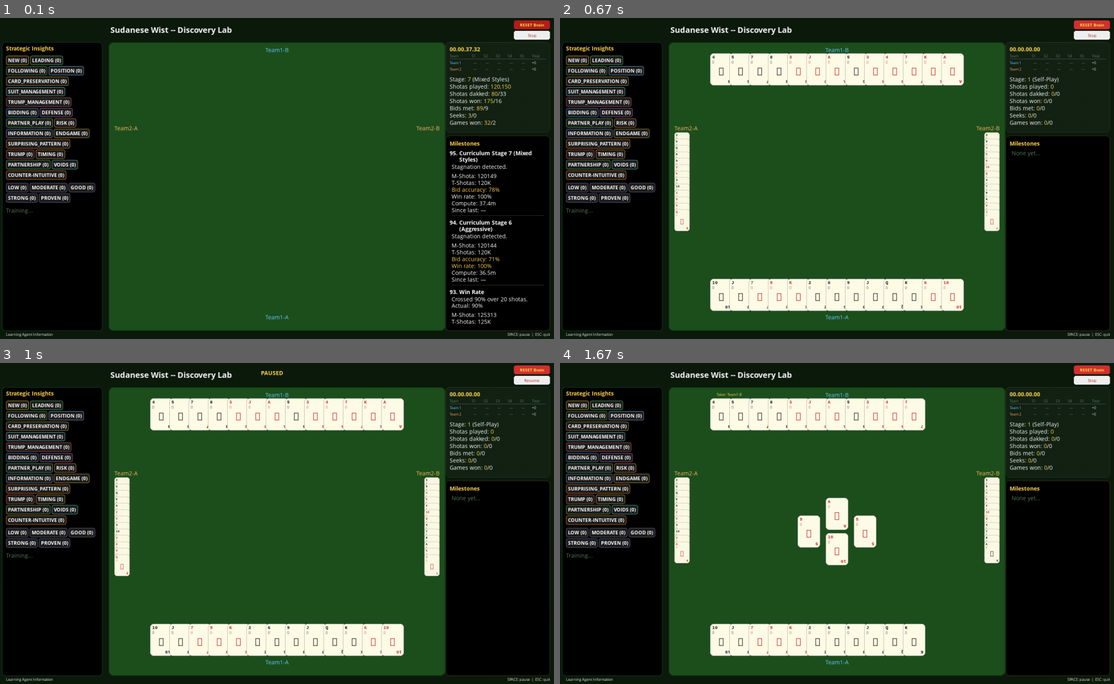
Above: before the commit, frames 1-4 (two rows, left to right).
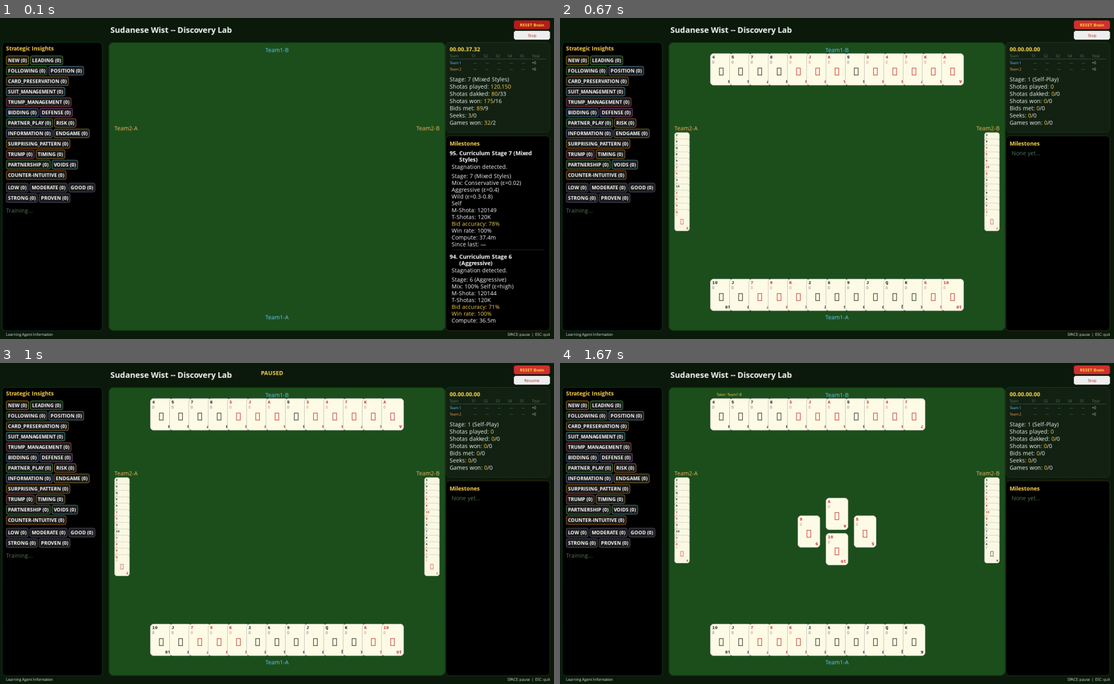
Above: after the commit, the same moments.

Repository: aamagzoub/engineering-intelligence
Game: pygame game, started from gui_wist_discovery/main.py
The game is run twice, just before and just after one commit, with the same random seed, the same clock (stepped at 60 frames per second) and the same inputs.
Inputs:
- Up to frame 1 (0.1 s): no input
- Up to frame 2 (0.67 s): click "RESET Brain" at 0.38 s
- Up to frame 3 (1 s): tap Space at 0.67 s
- Up to frame 4 (1.67 s): tap Space at 1.07, 1.37, 1.57 s

The runs differ from the first frame. In frame 1, 2.1% of the frame differs, in the area x 81-99%, y 48-96%; in frame 2, nothing differs; in frame 3, nothing differs; in frame 4, nothing differs.

Commit message:
feat: retroactively patch old milestones with Stage/Mix info
On load, _patch_legacy_milestones() scans for Curriculum Stage entries
to infer what stage each milestone was at, then injects Stage: and Mix:
lines into any milestone missing them. Existing milestones.json is not
modified on disk — patching happens in memory at load time.

Diff:
--- a/gui_wist_discovery/milestones.py
+++ b/gui_wist_discovery/milestones.py
@@ -41,9 +41,97 @@
         ]
         compute_sec = data.get("total_compute_sec", 0.0)
         session_stats = data.get("session_stats", {})
+
+        # Retroactively patch old milestones missing Stage/Mix info.
+        milestones_list = _patch_legacy_milestones(milestones_list)
+
         return achieved, milestones_list, compute_sec, session_stats
     except (FileNotFoundError, Exception):
         return set(), [], 0.0, {}
+
+
+def _patch_legacy_milestones(milestones_list):
+    """Add Stage/Mix info to old milestones that don't have it.
+
+    Infers the stage from 'Curriculum Stage N' milestone entries
+    and applies the correct stage to all milestones between transitions.
+    """
+    _MIX_MAP = {
+        1: "Mix: 100% Self",
+        2: "Mix: 70% Self\n     30% Random",
+        3: "Mix: 50% Self\n     50% Frozen (\u03b5=0.08)",
+        4: "Mix: 60% Best (\u03b5=0.05)\n     40% Self",
+        5: "Mix: 100% Self (\u03b5=low)",
+        6: "Mix: 100% Self (\u03b5=high)",
+        7: "Mix: Conservative (\u03b5=0.02)\n     Aggressive (\u03b5=0.4)\n     Wild (\u03b5=0.3-0.8)\n     Self",
+        8: "Mix: 70% Best (\u03b5=0.0)\n     30% Self (\u03b5=0.0)",
+        9: "Mix: 100% Best (\u03b5=0.0-0.1)",
+        10: "Mix: 100% Best (\u03b5=0.02)",
+        11: "Mix: 30% Best (\u03b5=0.0)\n     20% Frozen (\u03b5=0.05)\n     20% Self (\u03b5=0.0)\n     30% Random Styles",
+        12: "Mix: 100% Best (\u03b5=0.0)",
+        13: "Mix: 50% Best (\u03b5=0.0)\n     20% Frozen (\u03b5=0.01)\n     30% Self (\u03b5=mixed)",
+        14: "Mix: 50% Best (\u03b5=0.0)\n     20% Frozen (\u03b5=0.01)\n     30% Self (\u03b5=mixed)",
+        15: "Mix: 50% Best (\u03b5=0.0)\n     20% Frozen (\u03b5=0.01)\n     30% Self (\u03b5=mixed)",
+    }
+    _STAGE_NAMES = {
+        1: "Self-Play", 2: "Weak Mix", 3: "Frozen Past", 4: "Adversarial",
+        5: "Conservative", 6: "Aggressive", 7: "Mixed Styles", 8: "Elite",
+        9: "Population", 10: "Counter-Strategy", 11: "Tournament",
+        12: "Pressure", 13: "Endurance", 14: "Grandmaster", 15: "Infinite",
+    }
+
+    # First pass: find stage transitions by scanning milestone titles.
+    # Build a list of (index, stage_number) for each curriculum milestone.
+    stage_transitions = []
+    for i, item in enumerate(milestones_list):
+        if not isinstance(item, tuple) or len(item) < 2:
+            continue
+        title = item[0]
+        if "Curriculum Stage" in title or "stage_" in title:
+            # Extract stage number from title.
+            import re
+            match = re.search(r'(\d+)', title)
+            if match:
+                stage_transitions.append((i, int(match.group(1))))
+
+    # Second pass: patch milestones that don't have Stage: line.
+    patched = []
+    current_stage = 1
+    transition_idx = 0
+
+    for i, item in enumerate(milestones_list):
+        # Check if we've passed a stage transition.
+        while transition_idx < len(stage_transitions) and stage_transitions[transition_idx][0] <= i:
+            current_stage = stage_transitions[transition_idx][1]
+            transition_idx += 1
+
+        if not isinstance(item, tuple) or len(item) < 2:
+            patched.append(item)
+            continue
+
+        title, desc = item[0], item[1]
+
+        # Skip if already has Stage: line (new format).
+        if "Stage:" in desc:
+            patched.append(item)
+            continue
+
+        # Inject Stage and Mix after the blank line (before M-Shota).
+        stage_name = _STAGE_NAMES.get(current_stage, f"Stage {current_stage}")
+        mix_text = _MIX_MAP.get(current_stage, f"Mix: Stage {current_stage}")
+        stage_block = f"Stage: {current_stage} ({stage_name})\n{mix_text}"
+
+        # Find insertion point: after the first blank line in desc.
+        parts = desc.split("\n\n", 1)
+        if len(parts) == 2:
+            new_desc = f"{parts[0]}\n\n{stage_block}\n{parts[1]}"
+        else:
+            # No blank line — prepend stage before stats.
+            new_desc = f"{stage_block}\n{desc}"
+
+        patched.append((title, new_desc))
+
+    return patched
 
 
 # ─── Milestone Detection ────────────────────────────────────────────────────────
